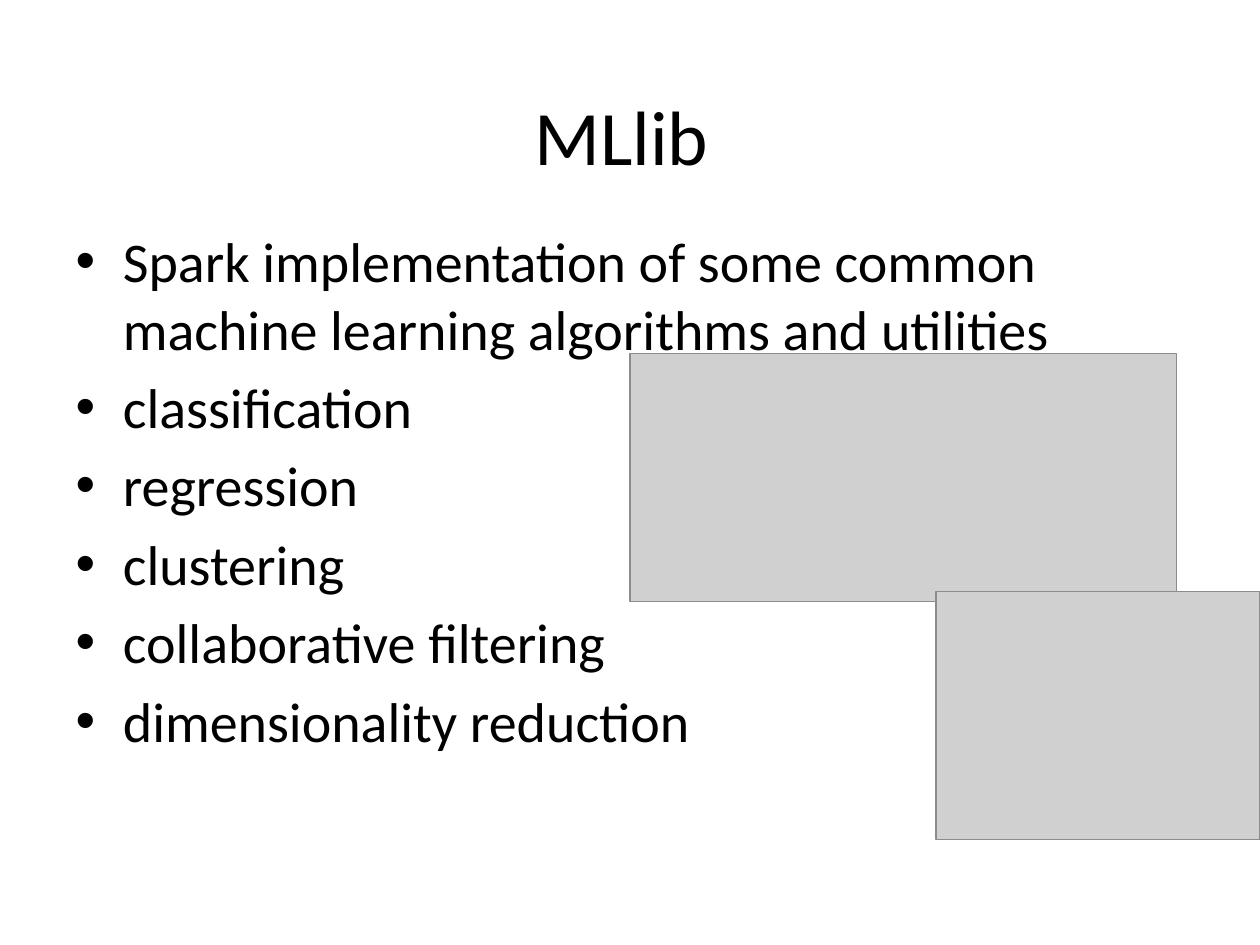
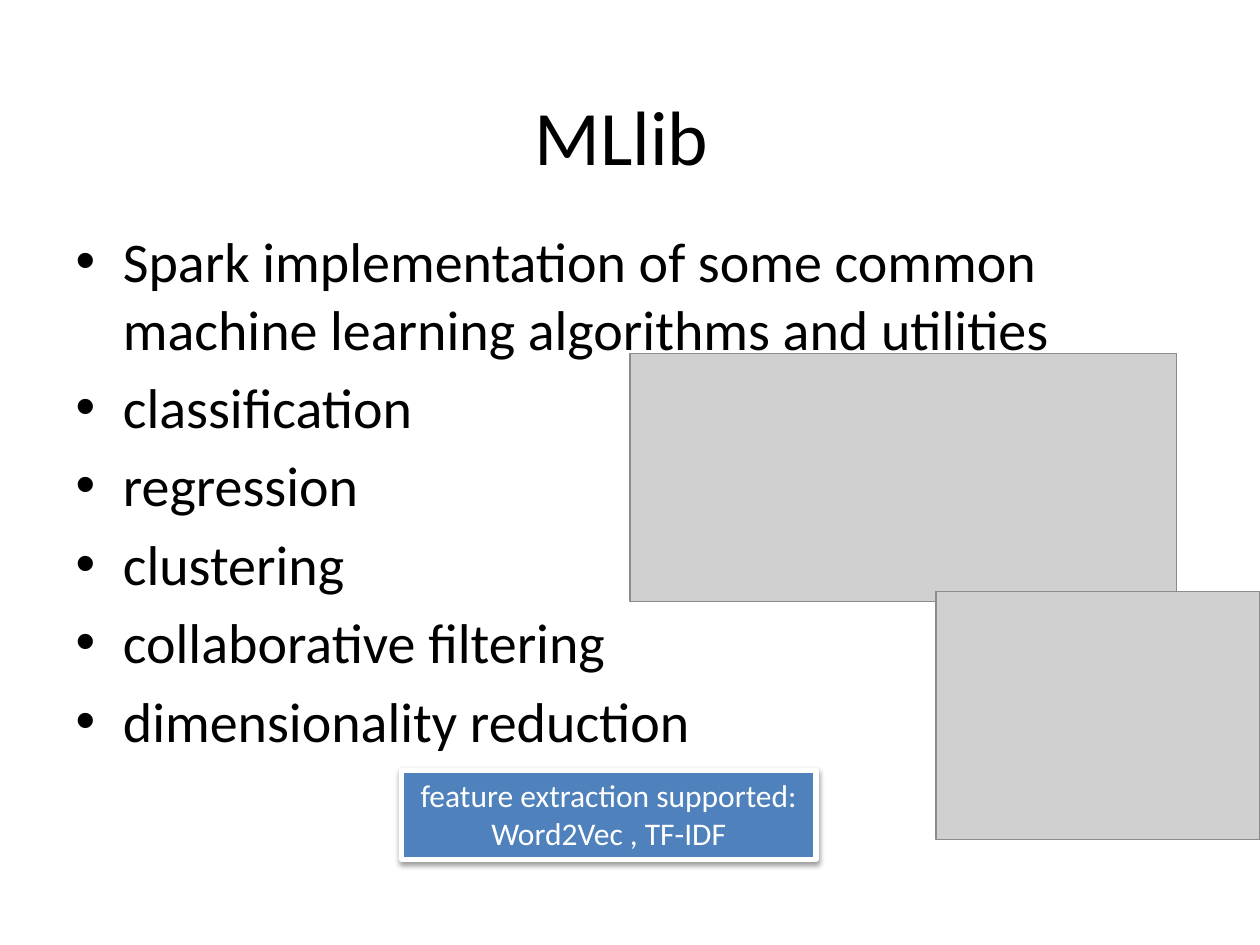
Before and after one commit to CrazyJvm/myslide, a slide deck: slide 18 of SACC2014/SACC2014.pptx. Drawn at 1260x945 pixels with LibreOffice and Linux fonts; fonts in the diff are those of the drawing; grey boxes stand for pictures; background and template pictures are left out. Boxes give left, top, right and bottom in pixels: in the first picture for what was removed or moved away, otherwise in the second. Text is boxed around its words. In the diff, an @@ line names an element or a change of style, - is before the commit and + after.

```diff
--- a/SACC2014/SACC2014.pptx
+++ b/SACC2014/SACC2014.pptx
@@ rectangle added at bbox=[402, 770, 816, 859], fill #4F81BD, outline #FFFFFF 3 pt, 18 pt, text #FFFFFF @@
+feature extraction supported:
+Word2Vec , TF-IDF
```
Also in this commit, not shown: 2 other slides changed, 6 other files.
